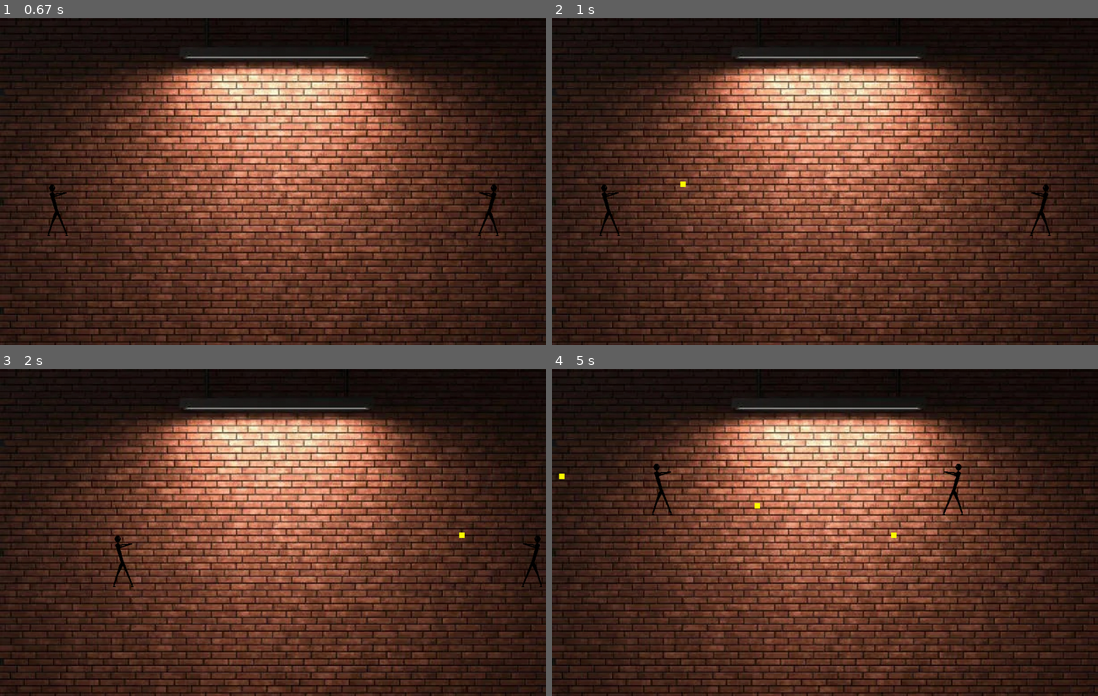
Above: before the commit, frames 1-4 (two rows, left to right).
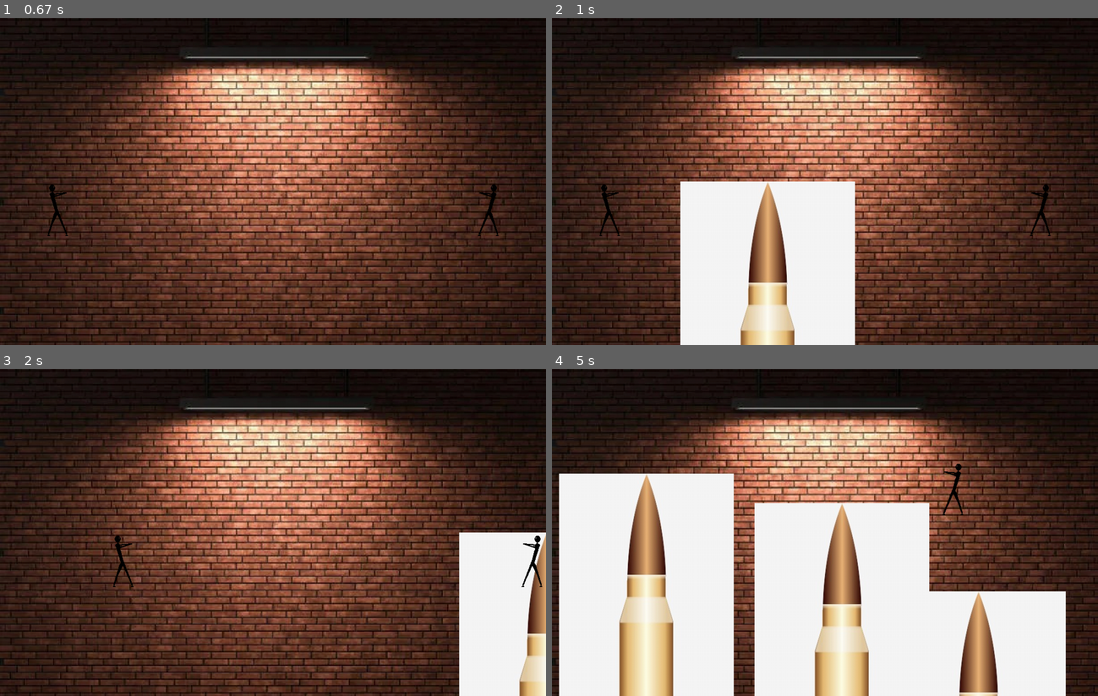
Above: after the commit, the same moments.

Repository: 25-26-1AHIF/pygameproject-1v1_shooter
Game: pygame game, started from main.py
Same seed, same stepped clock (60 frames per second), same inputs: the game is played once before the commit and once after it.
Inputs:
- Up to frame 1 (0.67 s): click "Start" at 0.38 s
- Up to frame 2 (1 s): tap E at 0.67 s
- Up to frame 3 (2 s): tap Space at 1, 1.33 s; hold Right from 1.67 s (still down); hold D from 1.67 s (still down); tap Right Shift at 1.82 s
- Up to frame 4 (5 s): release Right at 2.13 s; release D at 2.13 s; hold Up 2.17-2.47 s; hold W 2.17-2.47 s; hold Right 2.5-2.97 s; hold D 2.5-2.97 s; tap E at 2.65, 4.05 s; hold Left 3-3.53 s; hold A 3-3.53 s; tap Right Shift at 3.15, 4.48 s; hold Down 3.57-3.87 s; hold S 3.57-3.87 s; hold Left 3.9-4.3 s; hold A 3.9-4.3 s; hold Up 4.33-4.7 s; hold W 4.33-4.7 s; hold Right from 4.73 s (still down); hold D from 4.73 s (still down)

Frame 1 is identical in both runs. In frame 2, 16% of the frame differs, in the area x 23-56%, y 50-100%; in frame 3, 7.8%; in frame 4, 48%, in the area x 1-95%, y 28-100%.

Commit message:
bild für schüsse hinzugefügt man muss noch die größe anpassen und die richtung in die das bild zeigt

Diff:
--- a/Game/Player.py
+++ b/Game/Player.py
@@ -1,4 +1,5 @@
 import pygame
+import time
 from GameVariables.GameVariables import GameVariables as GV
 from Game.Rocket import Rocket, Rockets
 from GameVariables.GameVariables import Controls
@@ -31,6 +32,8 @@
 
         if keys[Controls.P1_UP]:
             self.y -= self.dx
+
+            self.y += self.dx
 
         if keys[Controls.P1_DOWN]:
             self.y += self.dx
--- a/Game/Rocket.py
+++ b/Game/Rocket.py
@@ -1,5 +1,6 @@
 import pygame
 from GameVariables.GameVariables import GameVariables as GV
+
 
 class Rocket:
     def __init__(self, screen, xpos, ypos, dx, dy):
@@ -11,12 +12,14 @@
         self.width = 10
         self.height = 10
         self.rect = pygame.Rect(self.xpos, self.ypos, self.width, self.height)
+        self.image = pygame.image.load("Bilder/schüsse.jpeg")
+
 
     def update_and_draw(self):
         self.xpos += self.dx
         self.ypos += self.dy
         self.rect.topleft = (self.xpos, self.ypos)
-        pygame.draw.rect(self.screen, "yellow", self.rect)
+        self.screen.blit(self.image, (self.xpos, self.ypos))
 
 
 class Rockets:
Binary file added: Bilder/schüsse.jpeg
